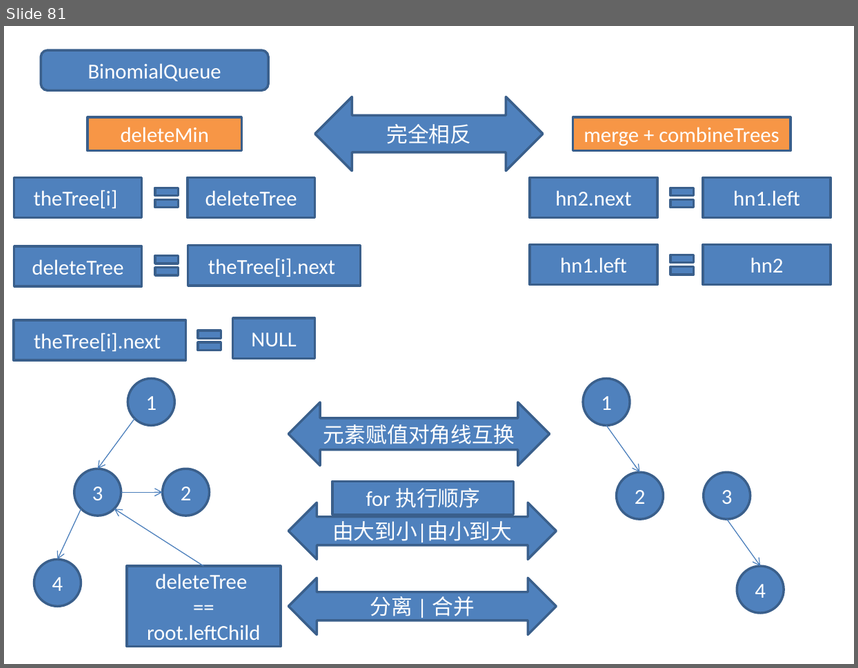
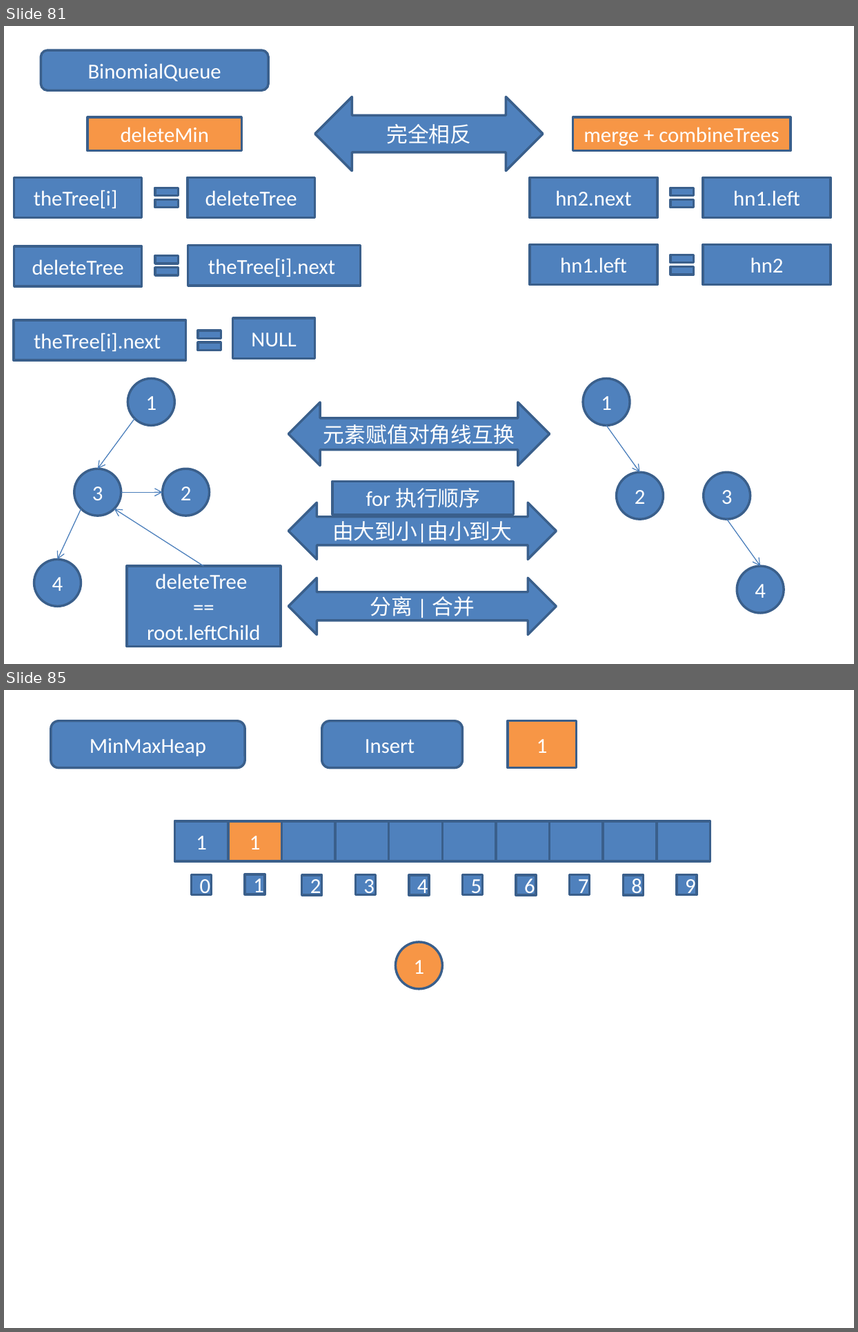
Before and after one commit to LearningPracticeTheory/Data-Structure, a slide deck: JDS6/JDS6.pptx. Shown one above the other, each under a label of ours: slide 81 before the commit, slides 81 and 85 after it; the slides between them are not shown. The pictures are 858x668 and 858x1332 pixels, drawn with LibreOffice and Linux fonts; fonts in the diff are those of the drawing. Boxes give left, top, right and bottom in pixels: in the first picture for what was removed or moved away, otherwise in the second. Text is boxed around its words. In the diff, an @@ line names an element or a change of style, - is before the commit and + after.

```diff
--- a/JDS6/JDS6.pptx
+++ b/JDS6/JDS6.pptx
@@ slide 85 added at bbox=[4, 690, 854, 1328], background #FFFFFF @@
@@ rounded rectangle added at bbox=[51, 720, 245, 767], fill #4F81BD, outline #3A5F8C 2 pt, 18 pt, text #FFFFFF @@
+MinMaxHeap
@@ rounded rectangle added at bbox=[322, 720, 462, 767], fill #4F81BD, outline #3A5F8C 2 pt, 18 pt, text #FFFFFF @@
+Insert
@@ rectangle added at bbox=[508, 720, 577, 767], fill #F79646, outline #3A5F8C 2 pt, 18 pt, text #FFFFFF @@
+1
@@ rectangle added at bbox=[175, 821, 228, 861], fill #4F81BD, outline #3A5F8C 2 pt, 18 pt, text #FFFFFF @@
+1
@@ rectangle added at bbox=[228, 821, 282, 861], fill #F79646, outline #3A5F8C 2 pt, 18 pt, text #FFFFFF @@
+1
@@ rectangle added at bbox=[282, 821, 335, 861], fill #4F81BD, outline #3A5F8C 2 pt @@
@@ rectangle added at bbox=[335, 821, 389, 861], fill #4F81BD, outline #3A5F8C 2 pt @@
@@ rectangle added at bbox=[389, 821, 443, 861], fill #4F81BD, outline #3A5F8C 2 pt @@
@@ rectangle added at bbox=[443, 821, 496, 861], fill #4F81BD, outline #3A5F8C 2 pt @@
@@ rectangle added at bbox=[496, 821, 550, 861], fill #4F81BD, outline #3A5F8C 2 pt @@
@@ rectangle added at bbox=[550, 821, 604, 861], fill #4F81BD, outline #3A5F8C 2 pt @@
@@ rectangle added at bbox=[604, 821, 657, 861], fill #4F81BD, outline #3A5F8C 2 pt @@
@@ rectangle added at bbox=[657, 821, 711, 861], fill #4F81BD, outline #3A5F8C 2 pt @@
@@ rectangle added at bbox=[191, 874, 212, 895], fill #4F81BD, outline #3A5F8C 2 pt, 18 pt, text #FFFFFF @@
+0
@@ rectangle added at bbox=[245, 874, 265, 895], fill #4F81BD, outline #3A5F8C 2 pt, 18 pt, text #FFFFFF @@
+1
@@ rectangle added at bbox=[301, 876, 322, 896], fill #4F81BD, outline #3A5F8C 2 pt, 18 pt, text #FFFFFF @@
+2
@@ rectangle added at bbox=[355, 874, 375, 895], fill #4F81BD, outline #3A5F8C 2 pt, 18 pt, text #FFFFFF @@
+3
@@ rectangle added at bbox=[408, 876, 429, 896], fill #4F81BD, outline #3A5F8C 2 pt, 18 pt, text #FFFFFF @@
+4
@@ rectangle added at bbox=[462, 874, 483, 895], fill #4F81BD, outline #3A5F8C 2 pt, 18 pt, text #FFFFFF @@
+5
@@ rectangle added at bbox=[516, 876, 536, 896], fill #4F81BD, outline #3A5F8C 2 pt, 18 pt, text #FFFFFF @@
+6
@@ rectangle added at bbox=[569, 874, 590, 895], fill #4F81BD, outline #3A5F8C 2 pt, 18 pt, text #FFFFFF @@
+7
@@ rectangle added at bbox=[623, 876, 643, 896], fill #4F81BD, outline #3A5F8C 2 pt, 18 pt, text #FFFFFF @@
+8
@@ rectangle added at bbox=[677, 874, 697, 895], fill #4F81BD, outline #3A5F8C 2 pt, 18 pt, text #FFFFFF @@
+9
@@ ellipse added at bbox=[396, 942, 443, 988], fill #F79646, outline #3A5F8C 2 pt, 18 pt, text #FFFFFF @@
+1
```
Also in this commit, not shown: 3 slides changed, 33 other slides added, 30 other files.
